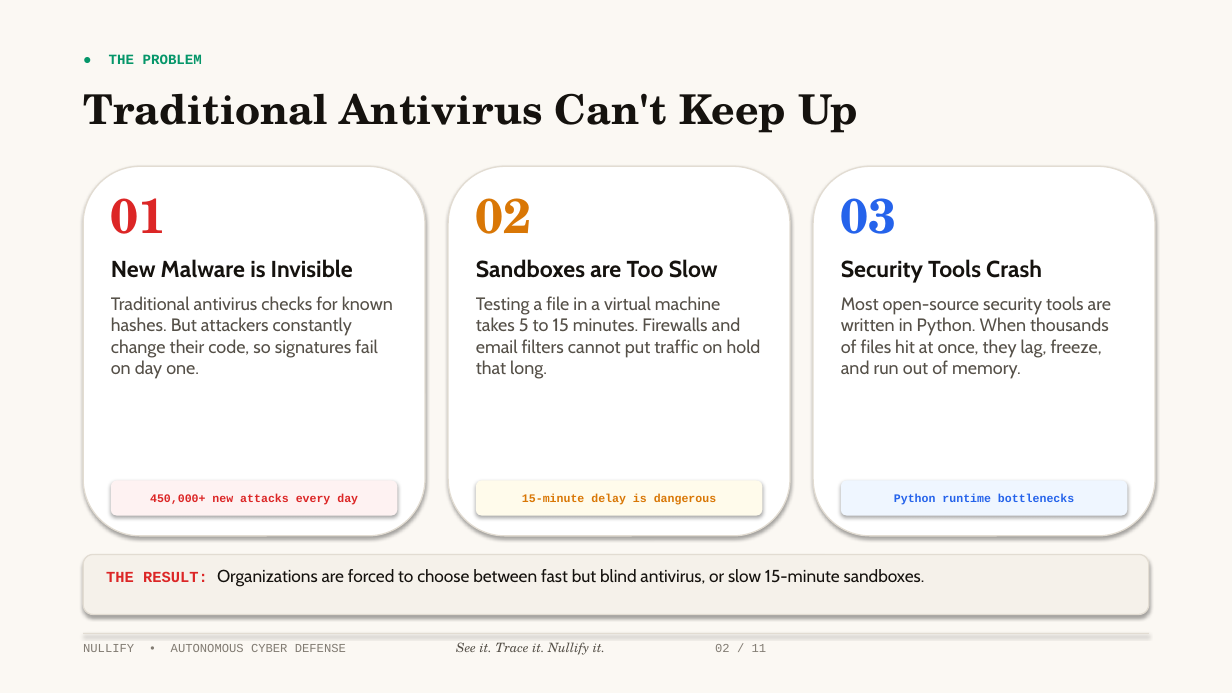
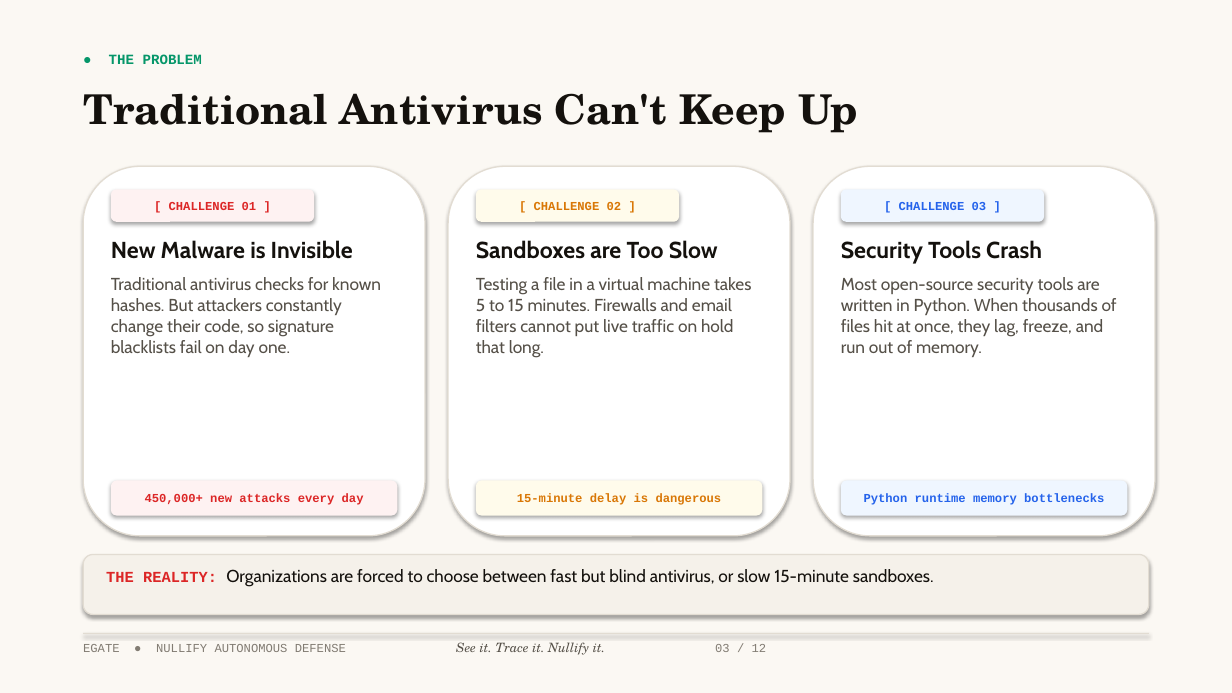
Before and after one commit to Nate-br/nullify, a slide deck: slide 3 of nullify_presentation.pptx (slide 2 before the commit). Drawn at 1232x693 pixels with LibreOffice and Linux fonts; fonts in the diff are those of the drawing. Boxes give left, top, right and bottom in pixels: in the first picture for what was removed or moved away, otherwise in the second. Text is boxed around its words. In the diff, an @@ line names an element or a change of style, - is before the commit and + after.

Commit message:
feat(presentation): integrate EGATE logo on cover & identity slide, add 8K cybersecurity visual assets, remove emojis, and enhance visual appeal

```diff
--- a/nullify_presentation.pptx
+++ b/nullify_presentation.pptx
@@ rounded rectangle "[ CHALLENGE 01 ]" resized from (x1=111, y1=198, x2=167, y2=234) to (x1=111, y1=189, x2=314, y2=222) @@
@@ rounded rectangle "[ CHALLENGE 01 ]" at (x1=111, y1=189, x2=314, y2=222): vertical alignment top to middle; fill none to #FEF2F2; shadow on @@
@@ text in rounded rectangle at (x1=169, y1=202, x2=257, y2=210): text changed; size 38 to 9.5 pt; font TeX Gyre Schola to Courier New @@
-01
+[ CHALLENGE 01 ]
@@ rounded rectangle "[ CHALLENGE 02 ]" resized from (x1=476, y1=198, x2=532, y2=234) to (x1=476, y1=189, x2=679, y2=222) @@
@@ rounded rectangle "[ CHALLENGE 02 ]" at (x1=476, y1=189, x2=679, y2=222): vertical alignment top to middle; fill none to #FFFBEB; shadow on @@
@@ text in rounded rectangle at (x1=534, y1=202, x2=622, y2=210): text changed; size 38 to 9.5 pt; font TeX Gyre Schola to Courier New @@
-02
+[ CHALLENGE 02 ]
@@ rounded rectangle "[ CHALLENGE 03 ]" resized from (x1=841, y1=198, x2=897, y2=234) to (x1=841, y1=189, x2=1044, y2=222) @@
@@ rounded rectangle "[ CHALLENGE 03 ]" at (x1=841, y1=189, x2=1044, y2=222): vertical alignment top to middle; fill none to #EFF6FF; shadow on @@
@@ text in rounded rectangle at (x1=899, y1=202, x2=987, y2=210): text changed; size 38 to 9.5 pt; font TeX Gyre Schola to Courier New @@
-03
+[ CHALLENGE 03 ]
@@ text "New Malware is Invisible" moved from (x1=111, y1=259, x2=393, y2=379) to (x1=111, y1=240, x2=381, y2=357) @@
@@ text "Sandboxes are Too Slow" moved from (x1=476, y1=259, x2=761, y2=379) to (x1=476, y1=240, x2=751, y2=357) @@
@@ text "Security Tools Crash" moved from (x1=841, y1=259, x2=1111, y2=379) to (x1=841, y1=240, x2=1117, y2=357) @@
@@ text "Security Tools Crash" at (x1=841, y1=240, x2=1117, y2=357): text colour #15120E to #14110D in "Security Tools Crash"; size 14 to 13.5 pt in "Most open-source security tools are written in ..." @@
@@ text at (x1=111, y1=240, x2=353, y2=259): text colour #15120E to #14110D in "New Malware is Invisible" @@
@@ text at (x1=476, y1=240, x2=718, y2=259): text colour #15120E to #14110D in "Sandboxes are Too Slow" @@
@@ text at (x1=111, y1=277, x2=381, y2=357): text changed; size 14 to 13.5 pt @@
-Traditional antivirus checks for known hashes. But attackers constantly change their code, so signatures fail on day one.
+Traditional antivirus checks for known hashes. But attackers constantly change their code, so signature blacklists fail on day one.
@@ text at (x1=476, y1=277, x2=751, y2=357): text changed; size 14 to 13.5 pt @@
-Testing a file in a virtual machine takes 5 to 15 minutes. Firewalls and email filters cannot put traffic on hold that long.
+Testing a file in a virtual machine takes 5 to 15 minutes. Firewalls and email filters cannot put live traffic on hold that long.
@@ rounded rectangle "450,000+ new attacks every day" at (x1=111, y1=481, x2=397, y2=516): size 9 to 9.5 pt @@
@@ rounded rectangle "15-minute delay is dangerous" at (x1=476, y1=481, x2=762, y2=516): size 9 to 9.5 pt @@
@@ text in rounded rectangle at (x1=864, y1=494, x2=1104, y2=505): text changed; size 9 to 9.5 pt @@
-Python runtime bottlenecks
+Python runtime memory bottlenecks
@@ text at (x1=106, y1=569, x2=934, y2=587): text changed; text colour #15120E to #14110D @@
-THE RESULT: Organizations are forced to choose between fast but blind antivirus, or slow 15-minute sandboxes.
+THE REALITY: Organizations are forced to choose between fast but blind antivirus, or slow 15-minute sandboxes.
@@ text at (x1=83, y1=642, x2=767, y2=655): text changed @@
-NULLIFY • AUTONOMOUS CYBER DEFENSE See it. Trace it. Nullify it. 02 / 11
+EGATE ● NULLIFY AUTONOMOUS DEFENSE See it. Trace it. Nullify it. 03 / 12
```
Also in this commit, not shown: 10 other slides changed, 1 slide added, 7 other files.
